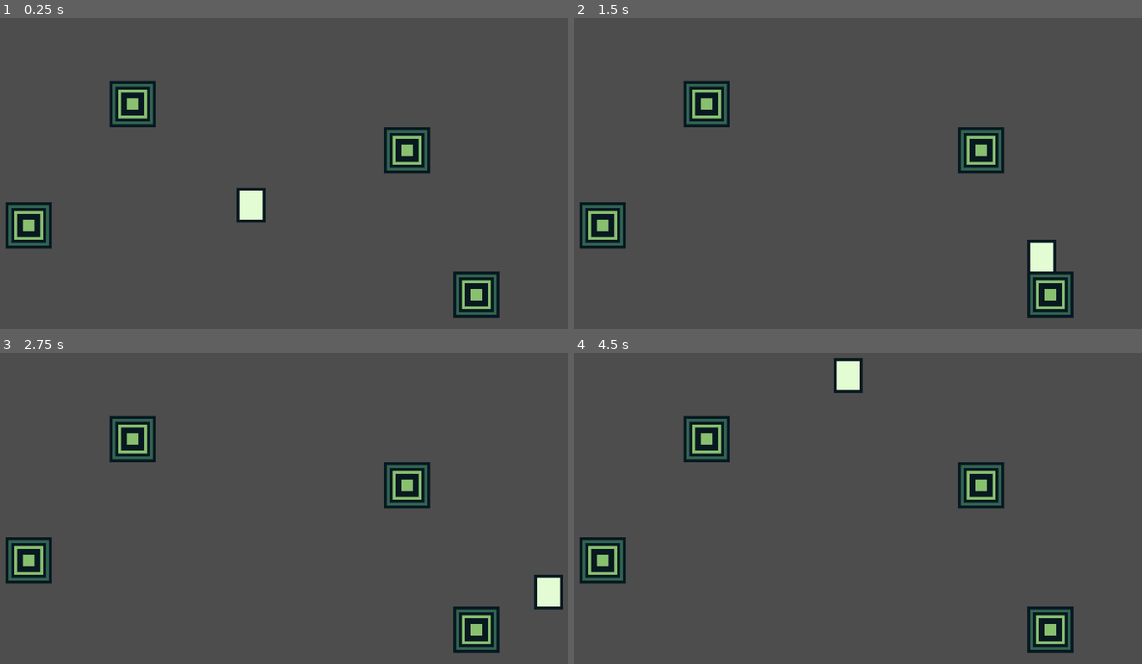
Above: before the commit, frames 1-4 (two rows, left to right).
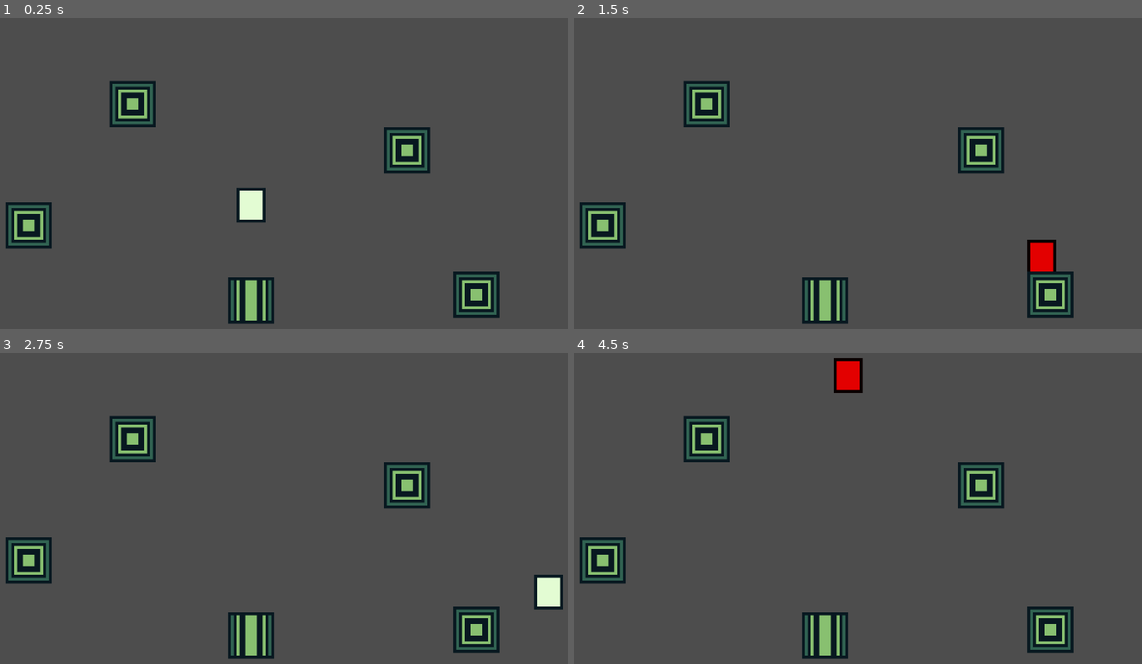
Above: after the commit, the same moments.

Repository: GabeNW/FelpoJam
Game: Godot game, scene res://scenes/gameScenes/game.tscn
Same seed, same stepped clock (60 frames per second), same inputs: the game is played once before the commit and once after it. Before the commit the project starts from res://scenes/game.tscn.
Inputs:
- Up to frame 1 (0.25 s): no input
- Up to frame 2 (1.5 s): tap Enter at 0.5 s; hold D (move_right) 0.53-1.28 s; tap Space (interact, bound only after the commit) at 0.6, 1.35 s; hold S (move_down) from 1.28 s (still down)
- Up to frame 3 (2.75 s): tap Space (interact, bound only after the commit) at 2, 2.1 s; release S (move_down) at 2.03 s; hold D (move_right) from 2.03 s (still down)
- Up to frame 4 (4.5 s): tap Enter at 2.75 s; release D (move_right) at 2.78 s; hold W (move_up) 2.78-3.53 s; tap Space (interact, bound only after the commit) at 2.85, 3.6, 4.35 s; hold A (move_left) from 3.53 s (still down)

The runs differ from the first frame. In frame 1, 1.2% of the frame differs, in the area x 40-49%, y 83-99%; in frame 2, 1.7%; in frame 3, 1.2%; in frame 4, 1.7%, in the area x 40-51%, y 1-99%.

Commit message:
feat: Adiciona a interacao Basica do jogo
O commit modifica os scripts do player e das walls para adequar a uma
logica generica.
O ponto principal do commit serve para adicionar a interacao base do
jogo numa logica generica.

Diff:
--- a/project.godot
+++ b/project.godot
@@ -11,7 +11,7 @@
 [application]
 
 config/name="FelpoJam"
-run/main_scene="res://scenes/game.tscn"
+run/main_scene="uid://dtpuxcdkjqt0e"
 config/features=PackedStringArray("4.6", "Forward Plus")
 config/icon="res://icon.svg"
 
@@ -37,6 +37,11 @@
 "events": [Object(InputEventKey,"resource_local_to_scene":false,"resource_name":"","device":-1,"window_id":0,"alt_press …(192 unchanged characters)…
 ]
 }
+interact={
+"deadzone": 0.2,
+"events": [Object(InputEventKey,"resource_local_to_scene":false,"resource_name":"","device":-1,"window_id":0,"alt_pressed":false,"shift_pressed":false,"ctrl_pressed":false,"meta_pressed":false,"pressed":false,"keycode":0,"physical_keycode":32,"key_label":0,"unicode":32,"location":0,"echo":false,"script":null)
+]
+}
 
 [physics]
 
--- /dev/null
+++ b/scenes/bases/base_interactable.tscn
@@ -0,0 +1,13 @@
+[gd_scene format=3 uid="uid://bgbqy03w1oflj"]
+
+[ext_resource type="Script" uid="uid://b5plcl10wnwpn" path="res://scripts/base_interactable.gd" id="1_x1kv4"]
+
+[sub_resource type="RectangleShape2D" id="RectangleShape2D_oo3ma"]
+size = Vector2(16, 16)
+
+[node name="BaseInteractable" type="StaticBody2D" unique_id=1258435791]
+script = ExtResource("1_x1kv4")
+flash_time = 0.5
+
+[node name="CollisionShape2D" type="CollisionShape2D" parent="." unique_id=1671197489]
+shape = SubResource("RectangleShape2D_oo3ma")
--- /dev/null
+++ b/scenes/box.tscn
@@ -0,0 +1,15 @@
+[gd_scene format=3 uid="uid://dyri3ttt5qni4"]
+
+[ext_resource type="PackedScene" uid="uid://bgbqy03w1oflj" path="res://scenes/bases/base_interactable.tscn" id="1_c2ln5"]
+[ext_resource type="Script" uid="uid://dm5winu4c1iog" path="res://scripts/box.gd" id="1_ks2v0"]
+[ext_resource type="Texture2D" uid="uid://dk316i3mld2sc" path="res://sprites/placeholder.png" id="2_c2ln5"]
+
+[node name="Box" unique_id=1258435791 instance=ExtResource("1_c2ln5")]
+script = ExtResource("1_ks2v0")
+flash_time = 3.0
+
+[node name="Sprite2D" type="Sprite2D" parent="." index="1" unique_id=144863688]
+texture_filter = 1
+texture = ExtResource("2_c2ln5")
+region_enabled = true
+region_rect = Rect2(96, 16, 16, 16)
--- a/scenes/game.tscn
+++ /dev/null
@@ -1,40 +0,0 @@
-[gd_scene format=3 uid="uid://dtpuxcdkjqt0e"]
-
-[ext_resource type="PackedScene" uid="uid://d2ff01pqs678i" path="res://scenes/player.tscn" id="1_uwrxv"]
-[ext_resource type="PackedScene" uid="uid://cdmikwijm4w27" path="res://scenes/brickWall.tscn" id="2_yqjtg"]
-[ext_resource type="PackedScene" uid="uid://chry2fn4xihfd" path="res://scenes/baseWall.tscn" id="3_lnu2h"]
-
-[node name="Game" type="Node2D" unique_id=1125249979]
-
-[node name="Player" parent="." unique_id=1969980165 instance=ExtResource("1_uwrxv")]
-
-[node name="Camera2D" type="Camera2D" parent="." unique_id=947452855]
-zoom = Vector2(5, 5)
-
-[node name="BaseWall" parent="." unique_id=55017932 instance=ExtResource("2_yqjtg")]
-position = Vector2(-77, 7)
-
-[node name="BaseWall2" parent="." unique_id=1263729604 instance=ExtResource("2_yqjtg")]
-position = Vector2(54, -19)
-
-[node name="BaseWall3" parent="." unique_id=686952461 instance=ExtResource("2_yqjtg")]
-position = Vector2(-41, -35)
-
-[node name="BaseWall4" parent="." unique_id=154419005 instance=ExtResource("2_yqjtg")]
-position = Vector2(78, 31)
-
-[node name="BaseWall5" parent="." unique_id=1943806 instance=ExtResource("3_lnu2h")]
-position = Vector2(0, -65)
-scale = Vector2(15, 1)
-
-[node name="BaseWall6" parent="." unique_id=492793916 instance=ExtResource("3_lnu2h")]
-position = Vector2(0, 65)
-scale = Vector2(15, 1)
-
-[node name="BaseWall7" parent="." unique_id=1229993651 instance=ExtResource("3_lnu2h")]
-position = Vector2(-115, 0)
-scale = Vector2(1, 9)
-
-[node name="BaseWall8" parent="." unique_id=1771606223 instance=ExtResource("3_lnu2h")]
-position = Vector2(115, 0)
-scale = Vector2(1, 9)
--- /dev/null
+++ b/scenes/gameScenes/game.tscn
@@ -0,0 +1,46 @@
+[gd_scene format=3 uid="uid://dtpuxcdkjqt0e"]
+
+[ext_resource type="PackedScene" uid="uid://d2ff01pqs678i" path="res://scenes/player.tscn" id="1_uwrxv"]
+[ext_resource type="PackedScene" uid="uid://cdmikwijm4w27" path="res://scenes/brickWall.tscn" id="2_yqjtg"]
+[ext_resource type="PackedScene" uid="uid://chry2fn4xihfd" path="res://scenes/bases/baseWall.tscn" id="3_lnu2h"]
+[ext_resource type="PackedScene" uid="uid://dyri3ttt5qni4" path="res://scenes/box.tscn" id="4_4lho6"]
+
+[node name="Game" type="Node2D" unique_id=1125249979]
+
+[node name="Player" parent="." unique_id=1969980165 instance=ExtResource("1_uwrxv")]
+
+[node name="Camera2D" type="Camera2D" parent="." unique_id=947452855]
+zoom = Vector2(5, 5)
+
+[node name="Walls" type="Node" parent="." unique_id=1197164355]
+
+[node name="BaseWall" parent="Walls" unique_id=55017932 instance=ExtResource("2_yqjtg")]
+position = Vector2(-77, 7)
+
+[node name="BaseWall2" parent="Walls" unique_id=1263729604 instance=ExtResource("2_yqjtg")]
+position = Vector2(54, -19)
+
+[node name="BaseWall3" parent="Walls" unique_id=686952461 instance=ExtResource("2_yqjtg")]
+position = Vector2(-41, -35)
+
+[node name="BaseWall4" parent="Walls" unique_id=154419005 instance=ExtResource("2_yqjtg")]
+position = Vector2(78, 31)
+
+[node name="BaseWall5" parent="Walls" unique_id=1943806 instance=ExtResource("3_lnu2h")]
+position = Vector2(0, -65)
+scale = Vector2(15, 1)
+
+[node name="BaseWall6" parent="Walls" unique_id=492793916 instance=ExtResource("3_lnu2h")]
+position = Vector2(0, 65)
+scale = Vector2(15, 1)
+
+[node name="BaseWall7" parent="Walls" unique_id=1229993651 instance=ExtResource("3_lnu2h")]
+position = Vector2(-115, 0)
+scale = Vector2(1, 9)
+
+[node name="BaseWall8" parent="Walls" unique_id=1771606223 instance=ExtResource("3_lnu2h")]
+position = Vector2(115, 0)
+scale = Vector2(1, 9)
+
+[node name="Box" parent="." unique_id=1258435791 instance=ExtResource("4_4lho6")]
+position = Vector2(0, 33)
--- a/scenes/player.tscn
+++ b/scenes/player.tscn
@@ -5,6 +5,9 @@
 
 [sub_resource type="RectangleShape2D" id="RectangleShape2D_g2els"]
 size = Vector2(8, 4)
+
+[sub_resource type="RectangleShape2D" id="RectangleShape2D_qhqgy"]
+size = Vector2(12, 8)
 
 [node name="Player" type="CharacterBody2D" unique_id=1969980165]
 script = ExtResource("1_g2els")
@@ -19,3 +22,9 @@
 [node name="CollisionShape2D" type="CollisionShape2D" parent="." unique_id=779040637]
 position = Vector2(0, 3)
 shape = SubResource("RectangleShape2D_g2els")
+
+[node name="Area2D" type="Area2D" parent="." unique_id=1908076348]
+
+[node name="CollisionShape2D" type="CollisionShape2D" parent="Area2D" unique_id=2103394408]
+position = Vector2(0, 3)
+shape = SubResource("RectangleShape2D_qhqgy")
--- /dev/null
+++ b/scripts/base_interactable.gd
@@ -0,0 +1,30 @@
+extends StaticBody2D
+class_name BaseInteractable
+
+@export var interaction_enabled: bool = true
+
+func _ready():
+	add_to_group("interactable")
+	# Interagir
+	if sprite:
+		original_color = sprite.modulate
+
+func interact():
+	if not interaction_enabled:
+		return
+
+	flash()
+	print("Objeto interagido!")
+
+
+@export var flash_time: float = 0.2
+@onready var sprite: Sprite2D = $Sprite2D
+var original_color: Color
+
+func flash() -> void:
+	if not sprite:
+		return
+
+	sprite.modulate = Color.RED
+	await get_tree().create_timer(flash_time).timeout
+	sprite.modulate = original_color
--- /dev/null
+++ b/scripts/box.gd
@@ -0,0 +1,9 @@
+extends BaseInteractable
+
+func interact():
+	if not interaction_enabled:
+		return
+
+	await flash()
+	queue_free()
+	print("Caixa destruída!")
--- a/scripts/player.gd
+++ b/scripts/player.gd
@@ -1,10 +1,40 @@
+# Dependencias
 extends CharacterBody2D
 
+# Movimento
 @export var speed: float = 200
 
+# Interacao
+@export var interaction_time: float = 0.2
+@onready var sprite: Sprite2D = $Sprite2D
+@onready var interaction_area: Area2D = $Area2D
+var original_color: Color
+
+func perform_interaction():
+	# Feedback visual no player
+	flash_red()
+	var bodies = interaction_area.get_overlapping_bodies()
+	for body in bodies:
+		if body.is_in_group("interactable"):
+			body.interact()
+
+func flash_red():
+	sprite.modulate = Color.RED
+	await get_tree().create_timer(interaction_time).timeout
+	sprite.modulate = original_color
+
+
+# Funcoes Gerais
+func _ready():
+	original_color = sprite.modulate
+
+func _process(delta):
+	# Interacao
+	if Input.is_action_just_pressed("interact"):
+		perform_interaction()
+
 func _physics_process(delta: float) -> void:
-
+	# Movimento
 	var direction: Vector2 = Input.get_vector("move_left", "move_right", "move_up", "move_down")
-
 	velocity = direction * speed
 	move_and_slide()
Renamed: scenes/baseWall.tscn -> scenes/bases/baseWall.tscn
Not shown, added: scripts/base_interactable.gd.uid
Not shown, added: scripts/box.gd.uid
